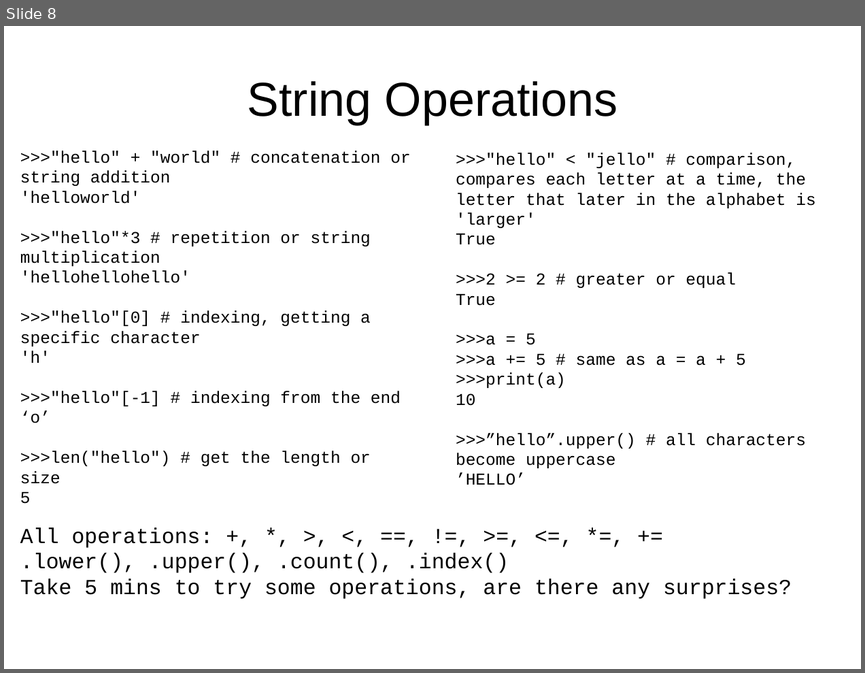
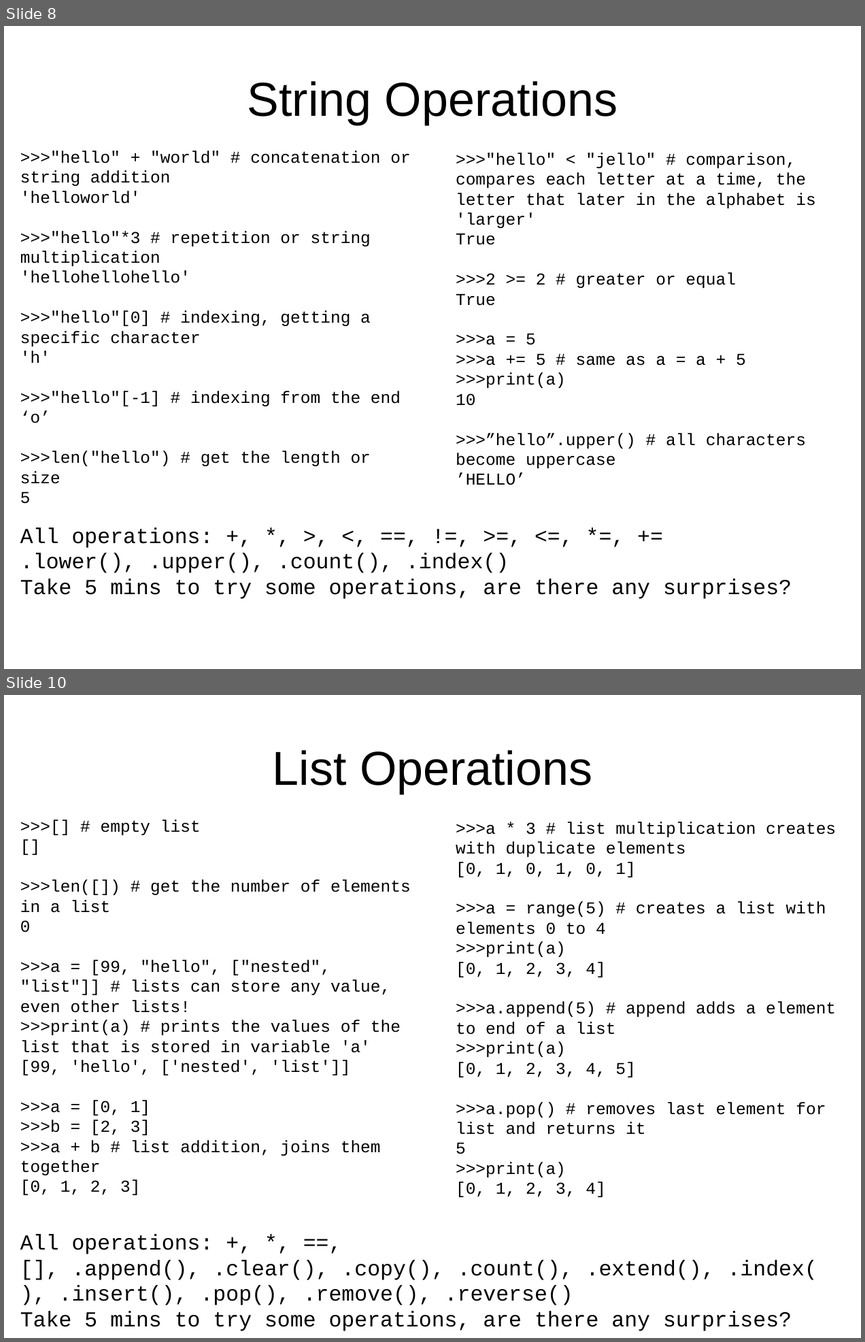
Before and after one commit to jyesselm/Chem991E, a slide deck: 01_introduction_to_python/slides.pptx. Shown one above the other, each under a label of ours: slide 8 before the commit, slides 8 and 10 after it; the slides between them are not shown. The pictures are 865x673 and 865x1342 pixels, drawn with LibreOffice and Linux fonts; fonts in the diff are those of the drawing. Boxes give left, top, right and bottom in pixels: in the first picture for what was removed or moved away, otherwise in the second. Text is boxed around its words. In the diff, an @@ line names an element or a change of style, - is before the commit and + after.

Commit message:
finished lecture 1 README.md

```diff
--- a/01_introduction_to_python/slides.pptx
+++ b/01_introduction_to_python/slides.pptx
@@ slide 10 added at box(4, 695, 861, 1338), background #FFFFFF @@
@@ title added at box(273, 750, 592, 794), 40 pt, text #000000 @@
+List Operations
@@ text added at box(20, 819, 411, 1195), 14 pt, text #000000 @@
+>>>[] # empty list
+[]
+>>>len([]) # get the number of elements in a list
+0
+>>>a = [99, "hello", ["nested", "list"]] # lists can store any value, even other lists!
+>>>print(a) # prints the values of the list that is stored in variable 'a'
+[99, 'hello', ['nested', 'list']]
+>>>a = [0, 1]
+>>>b = [2, 3]
+>>>a + b # list addition, joins them together
+[0, 1, 2, 3]
@@ text added at box(456, 821, 836, 1197), 14 pt, text #000000 @@
+>>>a * 3 # list multiplication creates with duplicate elements
+[0, 1, 0, 1, 0, 1]
+>>>a = range(5) # creates a list with elements 0 to 4
+>>>print(a)
+[0, 1, 2, 3, 4]
+>>>a.append(5) # append adds a element to end of a list
+>>>print(a)
+[0, 1, 2, 3, 4, 5]
+>>>a.pop() # removes last element for list and returns it
+5
+>>>print(a)
+[0, 1, 2, 3, 4]
@@ text added at box(20, 1234, 817, 1331), 18 pt, text #000000 @@
+All operations: +, *, ==, [], .append(), .clear(), .copy(), .count(), .extend(), .index(), .insert(), .pop(), .remove(), .reverse()
+Take 5 mins to try some operations, are there any surprises?
```
Also in this commit, not shown: 2 other slides added, 1 slide removed, 1 other file.
